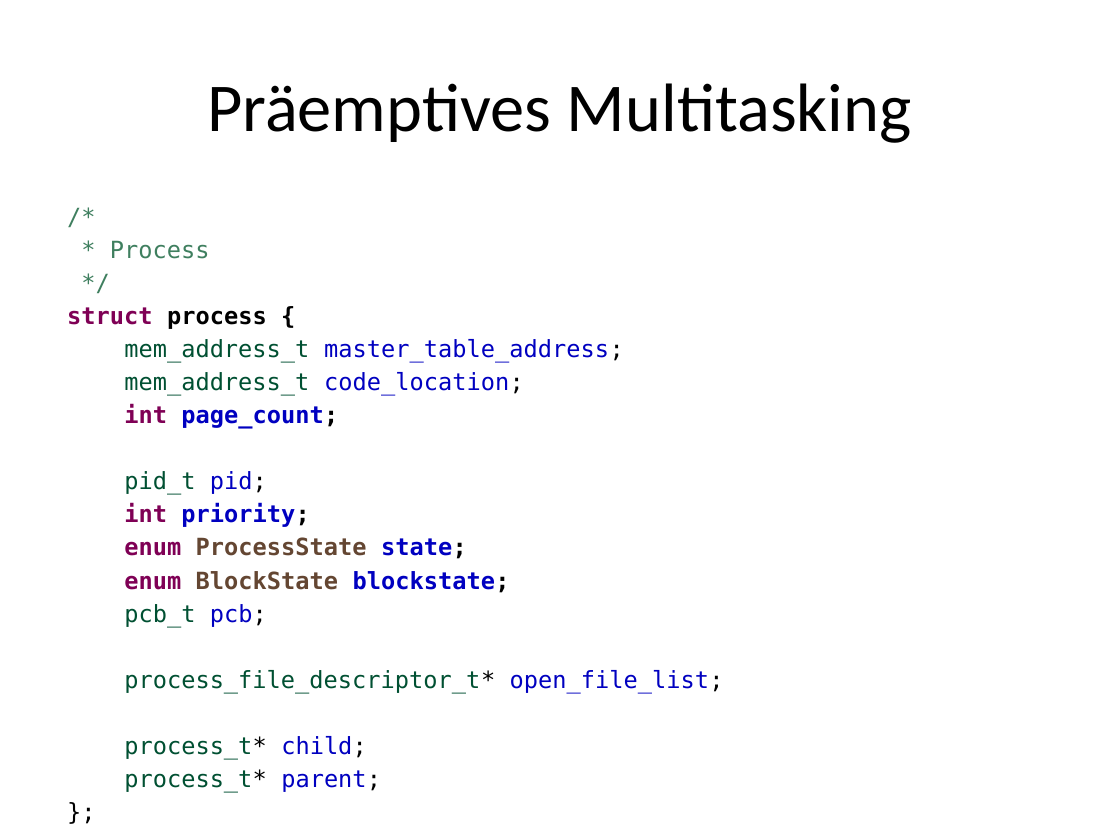
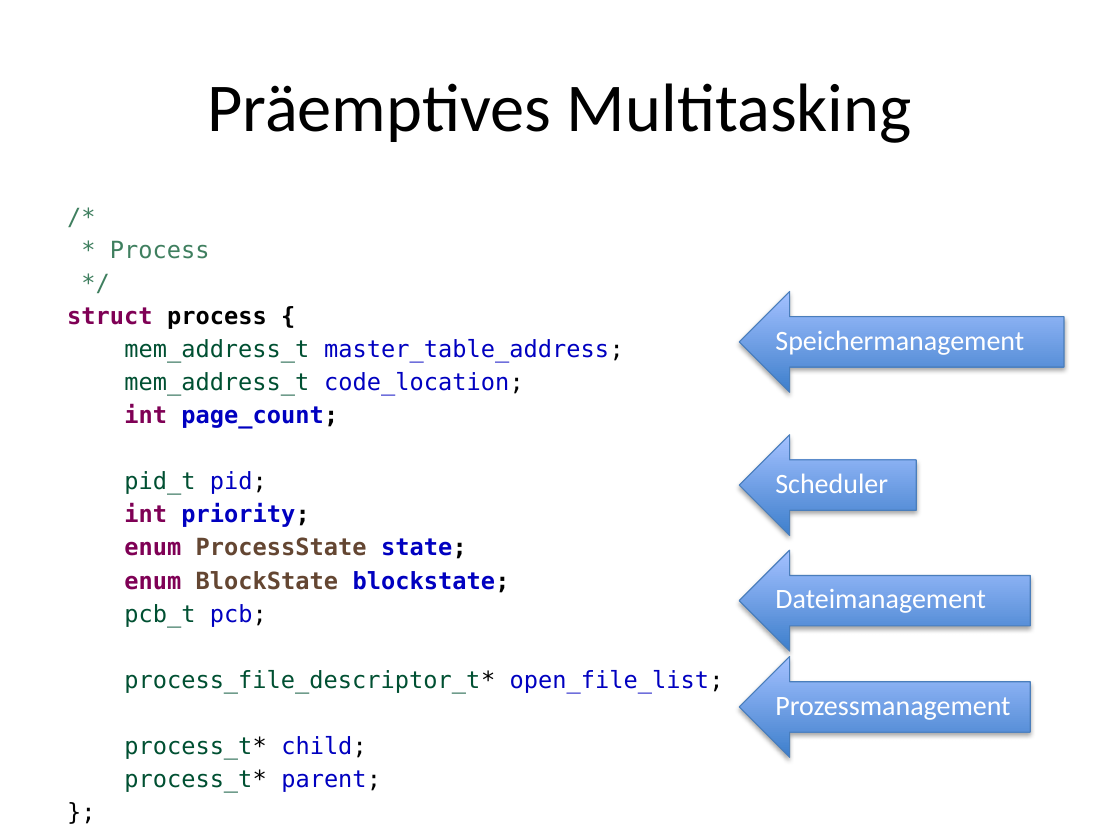
Before and after one commit to ramsondon/ottos, a slide deck: slide 4 of presentation/presentation.pptx. Drawn at 1120x840 pixels with LibreOffice and Linux fonts; fonts in the diff are those of the drawing. Boxes give left, top, right and bottom in pixels: in the first picture for what was removed or moved away, otherwise in the second. Text is boxed around its words. In the diff, an @@ line names an element or a change of style, - is before the commit and + after.

Commit message:
modified presentation

```diff
--- a/presentation/presentation.pptx
+++ b/presentation/presentation.pptx
@@ left arrow added at [739,291,1064,392], fill gradient #3F80CE to #A4C4FF, outline #4B7EBC 0.75 pt, 18 pt, text #FFFFFF @@
+Speichermanagement
@@ left arrow added at [739,435,916,535], fill gradient #3F80CE to #A4C4FF, outline #4B7EBC 0.75 pt, 18 pt, text #FFFFFF @@
+Scheduler
@@ left arrow added at [739,550,1030,651], fill gradient #3F80CE to #A4C4FF, outline #4B7EBC 0.75 pt, 18 pt, text #FFFFFF @@
+Dateimanagement
@@ left arrow added at [739,656,1030,757], fill gradient #3F80CE to #A4C4FF, outline #4B7EBC 0.75 pt, 18 pt, text #FFFFFF @@
+Prozessmanagement
```
Also in this commit, not shown: 3 other slides changed, 6 slides added, 1 slide removed.
